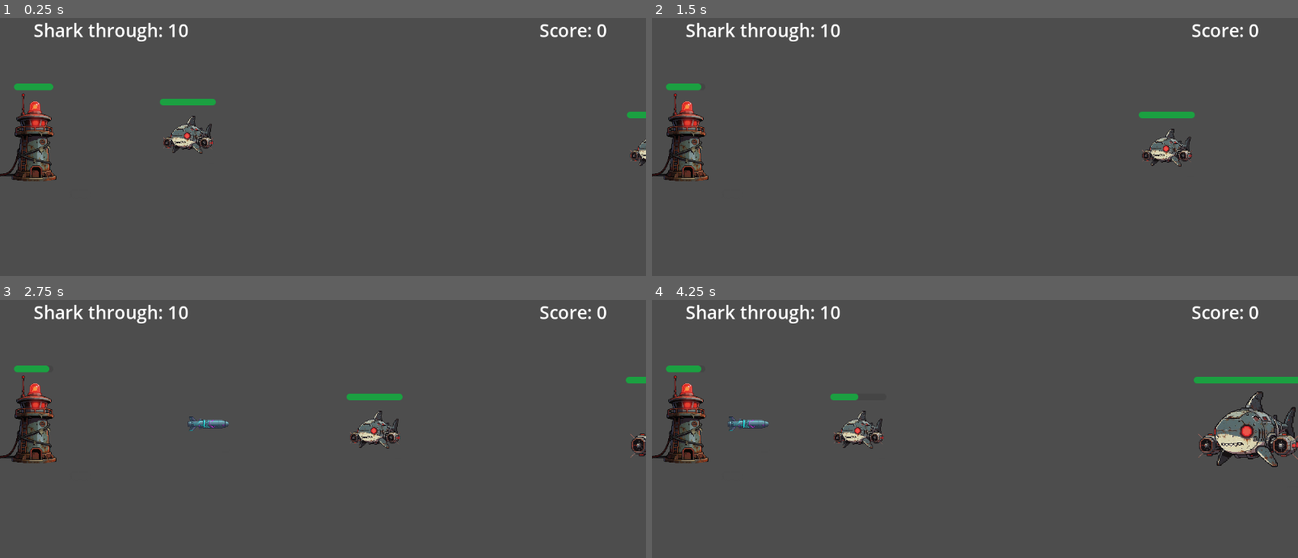
Above: before the commit, frames 1-4 (two rows, left to right).
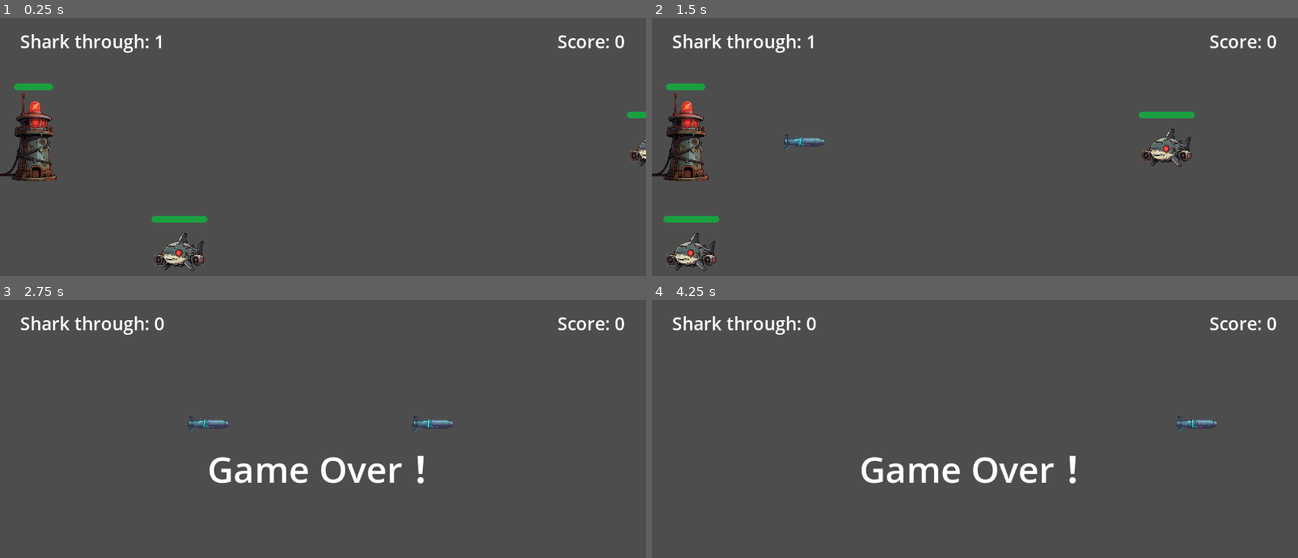
Above: after the commit, the same moments.

Repository: yoonthe/godot-learn-component-td
Game: Godot game, scene res://main.tscn
Two runs of this game, one before a commit and one after it. Both use one fixed random seed, a clock stepped at 60 frames per second and the inputs below.
Inputs:
- Up to frame 1 (0.25 s): no input
- Up to frame 2 (1.5 s): no input
- Up to frame 3 (2.75 s): no input
- Up to frame 4 (4.25 s): no input

The runs differ from the first frame. In frame 1, 2.9% of the frame differs, in the area x 3-97%, y 1-99%; in frame 2, 2.4%; in frame 3, 5.3%; in frame 4, 7.6%, in the area x 0-100%, y 1-72%.

Commit message:
feat: finish the tutorial

Diff:
--- a/game.gd
+++ b/game.gd
@@ -2,7 +2,8 @@
 
 @onready var score_label: Label = %ScoreLabel
 @onready var fish_through_label: Label = %FishThroughLabel
-@export var max_units_through := 10
+@onready var game_over_label: Label = %GameOverLabel
+@export var max_units_through := 1
 var points := 0
 
 func _ready() -> void:
@@ -12,6 +13,12 @@
 	max_units_through -= 1
 	fish_through_label.text = str('Shark through: ', max_units_through)
 
+	if max_units_through <= 0:
+		game_over_label.visible = true
+		propagate_call("on_game_over")
+		#for node in get_tree().get_nodes_in_group('need_destroy_entities'):
+			#node.queue_free()
+
 func _on_update_point(point: int) -> void:
 	points += point
 	score_label.text = str('Score: ', points)
--- a/main.tscn
+++ b/main.tscn
@@ -32,27 +32,60 @@
 
 [node name="CanvasLayer" type="CanvasLayer" parent="."]
 
-[node name="FishThroughLabel" type="Label" parent="CanvasLayer"]
+[node name="Control" type="Control" parent="CanvasLayer"]
+layout_mode = 3
+anchors_preset = 15
+anchor_right = 1.0
+anchor_bottom = 1.0
+grow_horizontal = 2
+grow_vertical = 2
+
+[node name="FishThroughLabel" type="Label" parent="CanvasLayer/Control"]
 unique_name_in_owner = true
-offset_left = 60.0
-offset_top = 25.0
-offset_right = 318.0
-offset_bottom = 70.0
+layout_mode = 1
+offset_left = 36.0
+offset_top = 45.0
+offset_right = 294.0
+offset_bottom = 90.0
 theme_override_font_sizes/font_size = 32
 text = "Shark through: 0"
 
-[node name="ScoreLabel" type="Label" parent="CanvasLayer"]
+[node name="ScoreLabel" type="Label" parent="CanvasLayer/Control"]
 unique_name_in_owner = true
-offset_left = 962.0
-offset_top = 25.0
-offset_right = 1083.0
-offset_bottom = 70.0
+layout_mode = 1
+anchors_preset = 1
+anchor_left = 1.0
+anchor_right = 1.0
+offset_left = -158.0
+offset_top = 45.0
+offset_right = -37.0
+offset_bottom = 90.0
+grow_horizontal = 0
 theme_override_font_sizes/font_size = 32
 text = "Score: 0"
 horizontal_alignment = 1
 
+[node name="GameOverLabel" type="Label" parent="CanvasLayer/Control"]
+unique_name_in_owner = true
+visible = false
+layout_mode = 1
+anchors_preset = 8
+anchor_left = 0.5
+anchor_top = 0.5
+anchor_right = 0.5
+anchor_bottom = 0.5
+offset_left = -206.0
+offset_top = -44.0
+offset_right = 206.0
+offset_bottom = 44.0
+grow_horizontal = 2
+grow_vertical = 2
+theme_override_font_sizes/font_size = 64
+text = "Game Over！"
+metadata/_edit_use_anchors_ = true
+
 [node name="TestShark" parent="." instance=ExtResource("3_h2yge")]
-position = Vector2(385, 235)
+position = Vector2(370, 444)
 
 [connection signal="shark_died" from="Spawner" to="." method="_on_update_point"]
 [connection signal="body_entered" from="Detector" to="." method="_on_detector_body_entered"]
--- a/shark.gd
+++ b/shark.gd
@@ -25,7 +25,7 @@
 			collider.take_damage(impact_damage)
 			died.emit(point)
 			# TODO: 爆炸效果
-			queue_free()
+			_on_died()
 			return
 
 
@@ -36,3 +36,6 @@
 
 func _on_died() -> void:
 	queue_free()
+
+func on_game_over() -> void:
+	_on_died()
--- a/spawner.gd
+++ b/spawner.gd
@@ -17,3 +17,6 @@
 
 func _on_enemy_died(point: int) -> void:
 	shark_died.emit(point)
+
+func on_game_over() -> void:
+	queue_free()
--- a/tower.gd
+++ b/tower.gd
@@ -1,8 +1,9 @@
 extends StaticBody2D
 
 const BULLET = preload("uid://bgau6yx6pklvy")
+
+@export var hp:= 500
 @onready var timer: Timer = $Timer
-@export var hp:= 500
 @onready var health_component: HealthComponent = %HealthComponent
 @onready var shape: CollisionShape2D = %CollisionShape2D
 
@@ -17,7 +18,8 @@
 
 func _on_timer_timeout() -> void:
 	var bullet = BULLET.instantiate()
-	add_child(bullet)
+	bullet.global_position = global_position
+	get_parent().add_child(bullet)
 
 func take_damage(damage: int) -> void:
 	var is_died = health_component.take_damage(damage)
@@ -26,3 +28,6 @@
 
 func _on_died() -> void:
 	queue_free()
+
+func on_game_over() -> void:
+	_on_died()
